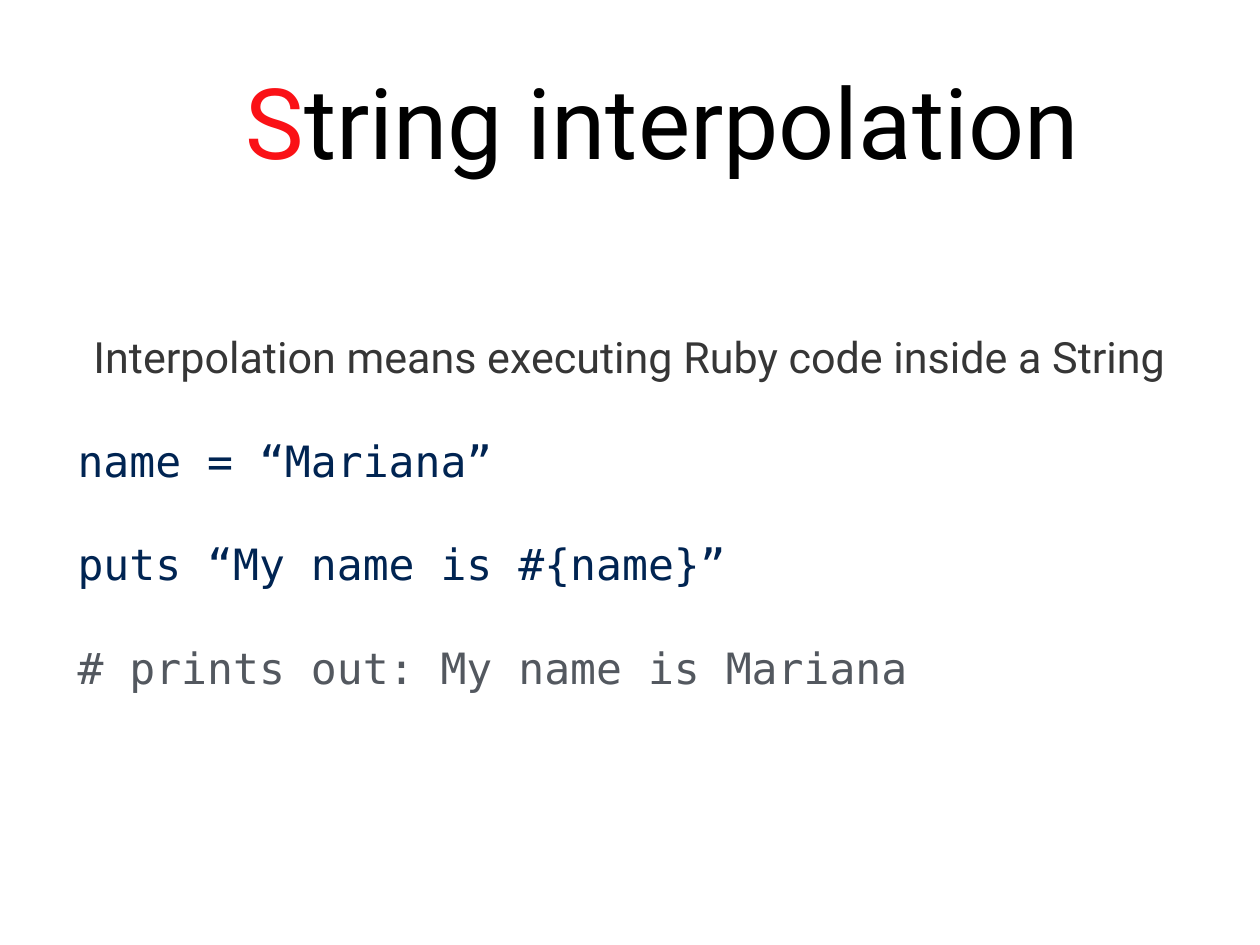
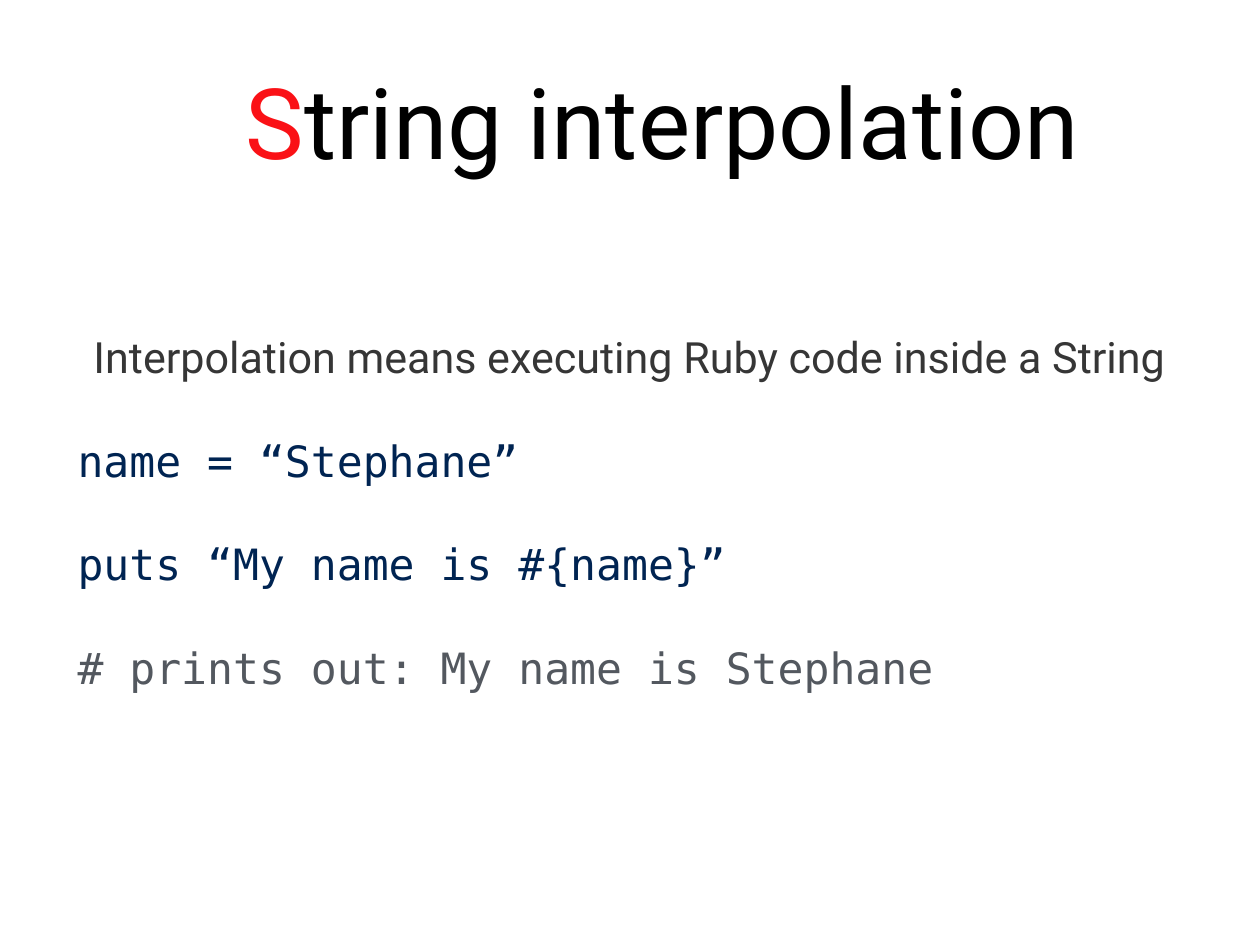
Before and after one commit to stephlaf/P4E, a slide deck: slide 8 of Presentations/Presentations Power Point/01_Intro to Ruby.pptx. Drawn at 1260x945 pixels with LibreOffice and Linux fonts; fonts in the diff are those of the drawing. Boxes give left, top, right and bottom in pixels: in the first picture for what was removed or moved away, otherwise in the second. Text is boxed around its words. In the diff, an @@ line names an element or a change of style, - is before the commit and + after.

```diff
--- a/Presentations/Presentations Power Point/01_Intro to Ruby.pptx
+++ b/Presentations/Presentations Power Point/01_Intro to Ruby.pptx
@@ text at [78, 444, 518, 486]: text changed @@
-name = “Mariana”
+name = “Stephane”
@@ text at [129, 651, 933, 693]: text changed @@
-# prints out: My name is Mariana
+# prints out: My name is Stephane
```
Also in this commit, not shown: 1 other slide changed, 3 other files.
